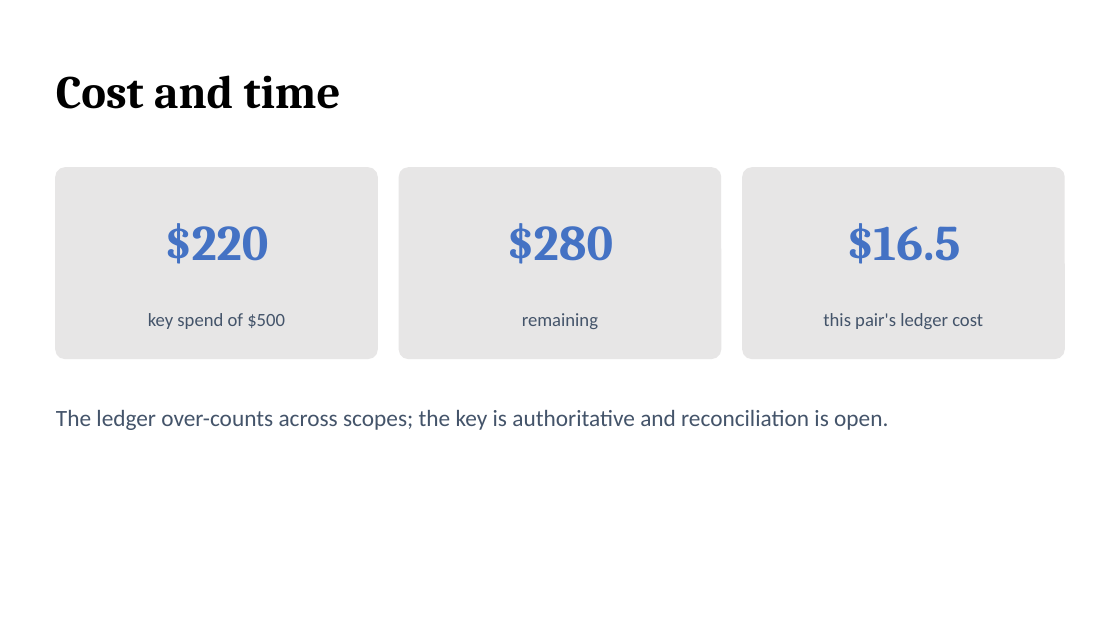
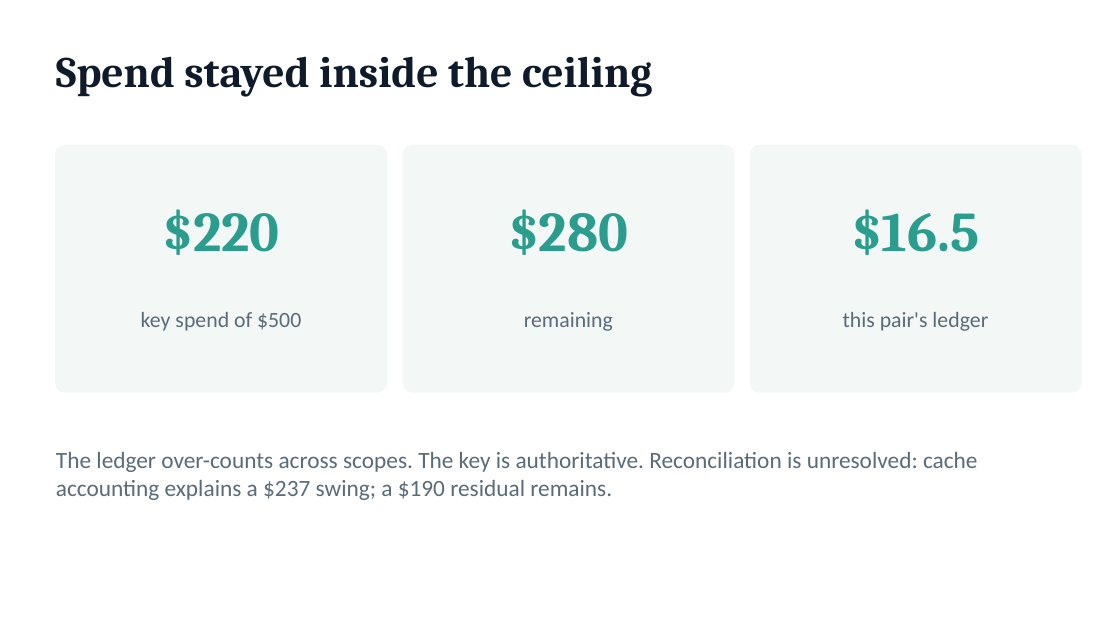
Before and after one commit to zignd/harbor-tbench-worktrial, a slide deck: slide 9 of docs/result/presentation.pptx (slide 10 before the commit). Drawn at 1120x630 pixels with LibreOffice and Linux fonts; fonts in the diff are those of the drawing. Boxes give left, top, right and bottom in pixels: in the first picture for what was removed or moved away, otherwise in the second. Text is boxed around its words. In the diff, an @@ line names an element or a change of style, - is before the commit and + after.

Commit message:
feat: redesign presentation deck around visual diagrams
- Replace text-heavy slides with banded 1-3/5 diagram, pipeline flow, bimodal bar chart, 5-trial strip and paired fact cards.
- Regenerate both presentation.pptx (pptxgenjs) and offline presentation.html from deck_data.json with styling for the new blocks.
- Commit the previously-untracked stretch C diversity evidence.

```diff
--- a/docs/result/presentation.pptx
+++ b/docs/result/presentation.pptx
@@ text added at box(56, 56, 652, 97), 28 pt, text #0F1B2A, bold @@
+Spend stayed inside the ceiling
@@ text removed at box(56, 75, 341, 109) @@
-Cost and time
@@ rounded rectangle: place and size @@
-rounded rectangle at box(56, 168, 377, 358)
+rounded rectangle at box(56, 146, 386, 392)
@@ rounded rectangle: place and size @@
-rounded rectangle at box(400, 168, 721, 358)
+rounded rectangle at box(403, 146, 734, 392)
@@ fill #E7E6E6 to #F3F7F6; outline #E7E6E6 1 pt to #F3F7F6 1 pt; proportions changed in 3 elements at box(56, 146, 386, 392), box(403, 146, 734, 392), box(750, 146, 1081, 392) @@
@@ rounded rectangle: place and size @@
-rounded rectangle at box(743, 168, 1064, 358)
+rounded rectangle at box(750, 146, 1081, 392)
@@ text "$220": place and size @@
-text "$220" at box(164, 223, 268, 264)
+text "$220" at box(163, 209, 280, 255)
@@ text "$280": place and size @@
-text "$280" at box(507, 223, 613, 264)
+text "$280" at box(508, 209, 628, 255)
@@ size 32 to 36 pt, text colour #4472C4 to #2A9D8F in 3 elements at box(163, 209, 280, 255), box(508, 209, 628, 255), box(852, 209, 980, 255) @@
@@ text "$16.5": place and size @@
-text "$16.5" at box(846, 223, 960, 264)
+text "$16.5" at box(852, 209, 980, 255)
@@ text "key spend of $500": place and size @@
-text "key spend of $500" at box(148, 313, 285, 329)
+text "key spend of $500" at box(141, 312, 301, 331)
@@ text "key spend of $500" at box(141, 312, 301, 331): size 12 to 14 pt, text colour #44546A to #5A6B7A @@
@@ text "remaining" at box(524, 312, 613, 331): size 12 to 14 pt, text colour #44546A to #5A6B7A @@
@@ text at box(843, 312, 988, 331): text changed; size 12 to 14 pt; text colour #44546A to #5A6B7A @@
-this pair's ledger cost
+this pair's ledger
@@ text "The ledger over-counts across scopes. ..." at box(56, 452, 978, 500): vertical alignment top to middle @@
@@ text at box(56, 452, 978, 500): text changed; text colour #44546A to #5A6B7A @@
-The ledger over-counts across scopes; the key is authoritative and reconciliation is open.
+The ledger over-counts across scopes. The key is authoritative. Reconciliation is unresolved: cache accounting explains a $237 swing; a $190 residual remains.
```
Also in this commit, not shown: 5 other slides changed, 4 slides added, 5 slides removed, 2 other files.
